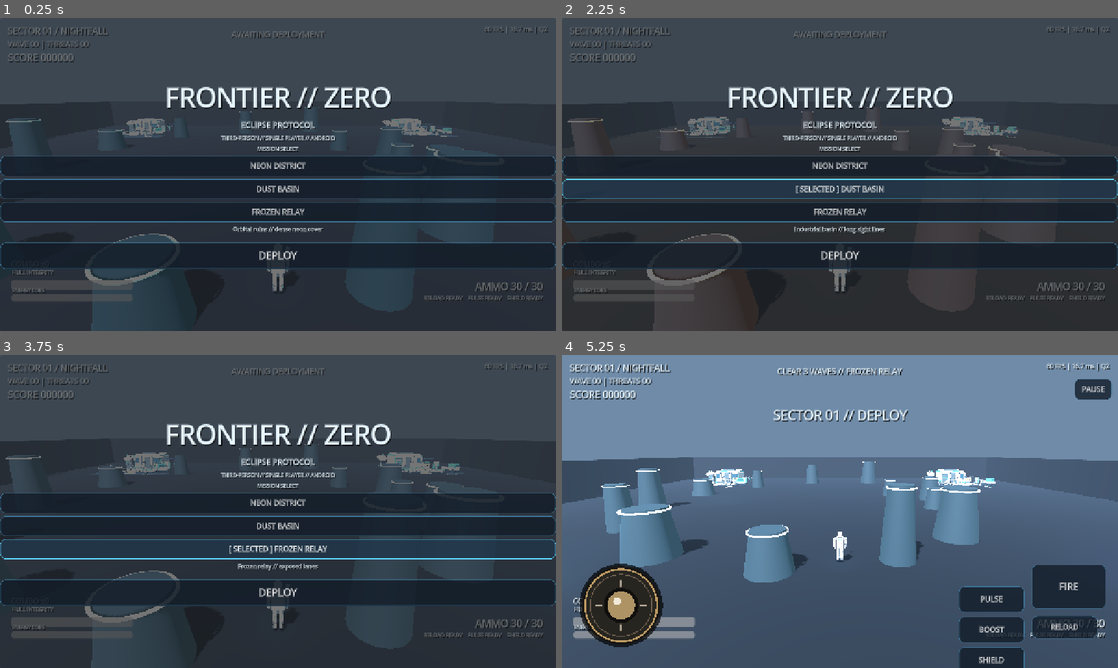
Above: before the commit, frames 1-4 (two rows, left to right).
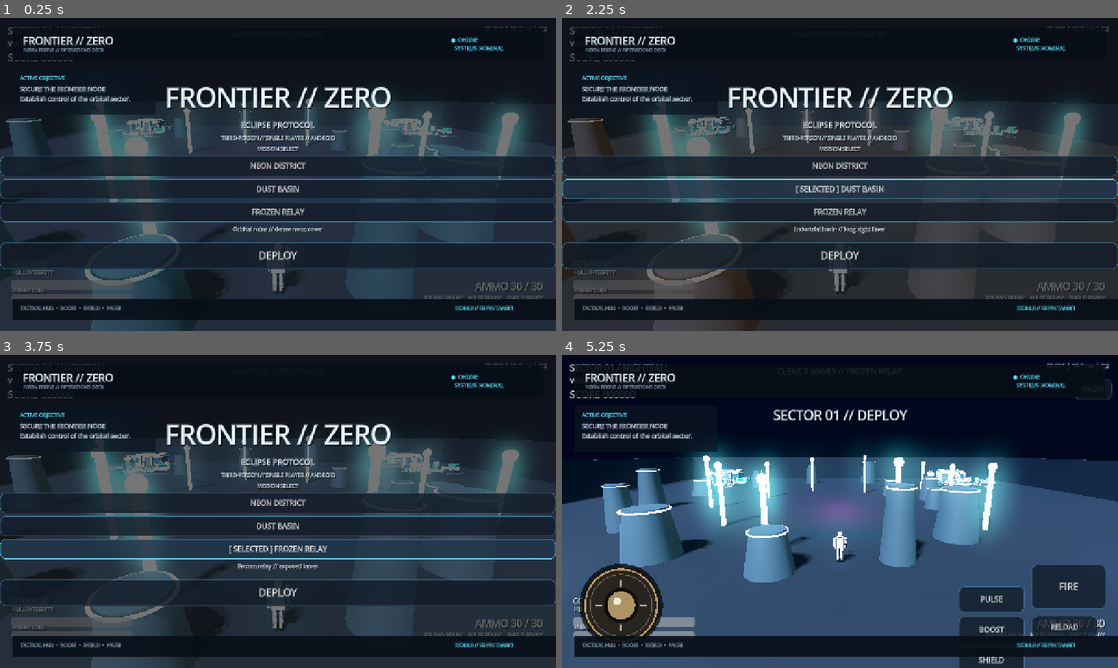
Above: after the commit, the same moments.

Repository: TomasThrawat/Hyouka-AAA-Style-3D-Godot-Android
Game: Godot game, scene res://Main.tscn
Same seed, same stepped clock (60 frames per second), same inputs: the game is played once before the commit and once after it.
Inputs:
- Up to frame 1 (0.25 s): no input
- Up to frame 2 (2.25 s): click "NEON DISTRICT" at 0.5 s; click "[ SELECTED ] NEON DISTRICT" at 1.25 s; click "DUST BASIN" at 2 s
- Up to frame 3 (3.75 s): click "[ SELECTED ] DUST BASIN" at 2.75 s; click "FROZEN RELAY" at 3.5 s
- Up to frame 4 (5.25 s): click "[ SELECTED ] FROZEN RELAY" at 4.25 s; click "DEPLOY" at 5 s

The runs differ from the first frame. In frame 1, 36% of the frame differs, in the area x 0-100%, y 0-97%; in frame 2, 37%; in frame 3, 36%; in frame 4, 55%.

Commit message:
feat: mount cinematic visual overhaul

Diff:
--- a/Main.tscn
+++ b/Main.tscn
@@ -1,6 +1,10 @@
-[gd_scene load_steps=2 format=3]
+[gd_scene load_steps=3 format=3]
 
 [ext_resource type="Script" path="res://frontier_zero.gd" id="1_game"]
+[ext_resource type="Script" path="res://visual_overhaul.gd" id="2_visual"]
 
 [node name="NeonFrontier" type="Node3D"]
 script = ExtResource("1_game")
+
+[node name="VisualOverhaul" type="Node3D" parent="."]
+script = ExtResource("2_visual")
